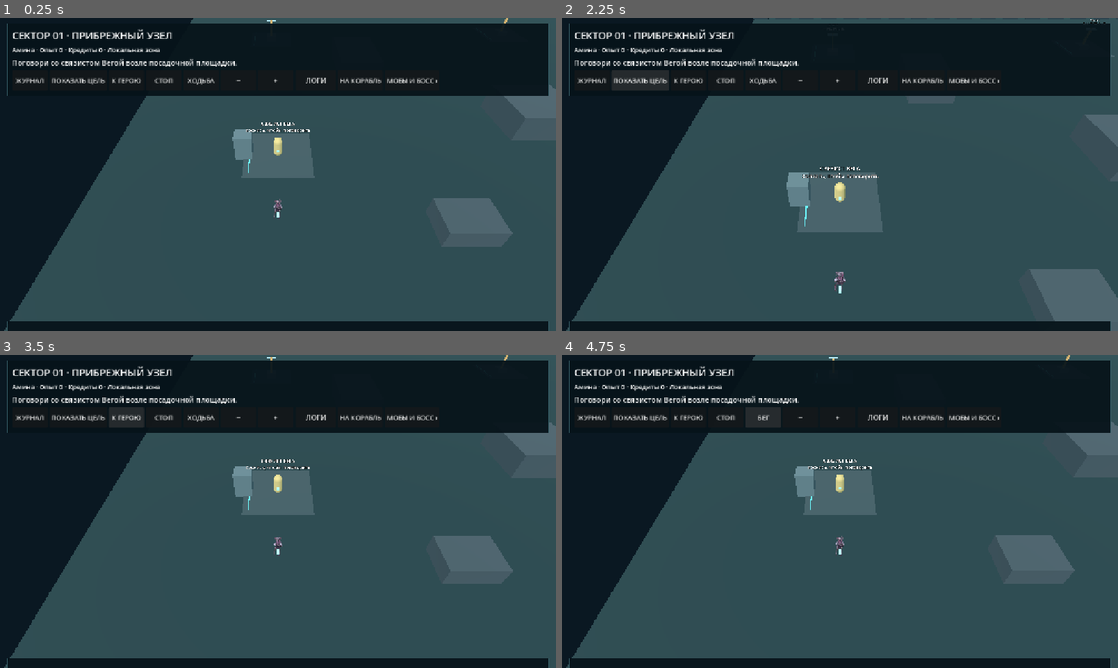
Above: before the commit, frames 1-4 (two rows, left to right).
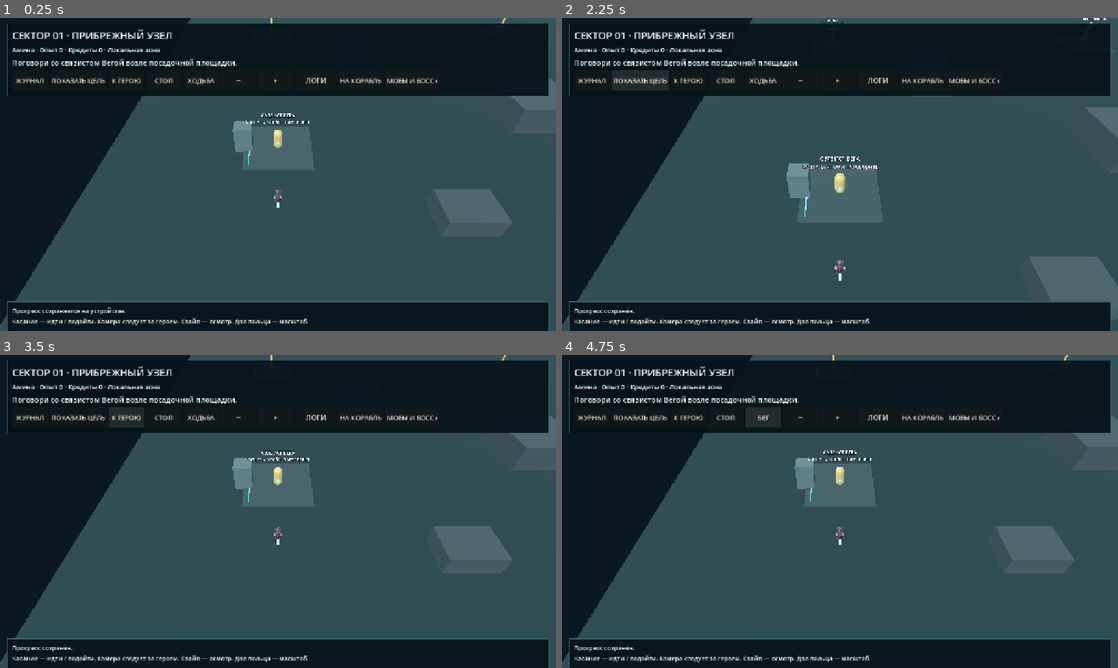
Above: after the commit, the same moments.

Repository: Ncorror/neko-dead-signal
Game: Godot game, scene res://scenes/world_zone.tscn
The game is run twice, just before and just after one commit, with the same random seed, the same clock (stepped at 60 frames per second) and the same inputs. This scene is started directly instead of the project's main scene.
Inputs (mouse positions are in pixels of both pictures, inside the frame that each line leads up to):
- Up to frame 1 (0.25 s): no input
- Up to frame 2 (2.25 s): click "ЖУРНАЛ" at 0.5 s; click (840, 262) at 1.25 s, where only the run after the commit has a clickable "OK"; click "ПОКАЗАТЬ ЦЕЛЬ" at 2 s
- Up to frame 3 (3.5 s): click "К ГЕРОЮ" at 2.75 s
- Up to frame 4 (4.75 s): click "СТОП" at 3.5 s; click "ХОДЬБА" at 4.25 s

The runs differ from the first frame. In frame 1, 8.4% of the frame differs, in the area x 0-100%, y 0-100%; in frame 2, 9.2%; in frame 3, 8.4%; in frame 4, 8.4%.
Error before the commit: Parse Error: Cannot infer the type of "hero_can_fire" variable because the value doesn't have a set type. (res://scripts/world_combat_view.gd:272)

Commit message:
fix(pve): type sniper fire gate for Godot parser

Diff:
--- a/client/scripts/world_combat_view.gd
+++ b/client/scripts/world_combat_view.gd
@@ -269,7 +269,7 @@
         chasing = true
 
 func tick(delta: float) -> void:
-    var hero_can_fire := model.profile_id != "lyra_voss" or zone.route.is_empty()
+    var hero_can_fire: bool = model.profile_id != "lyra_voss" or zone.route.is_empty()
     model.tick(delta, zone.hero.position, hero_can_fire)
     if chasing and not model.alive(model.attack_target):
         zone._clear_route()
